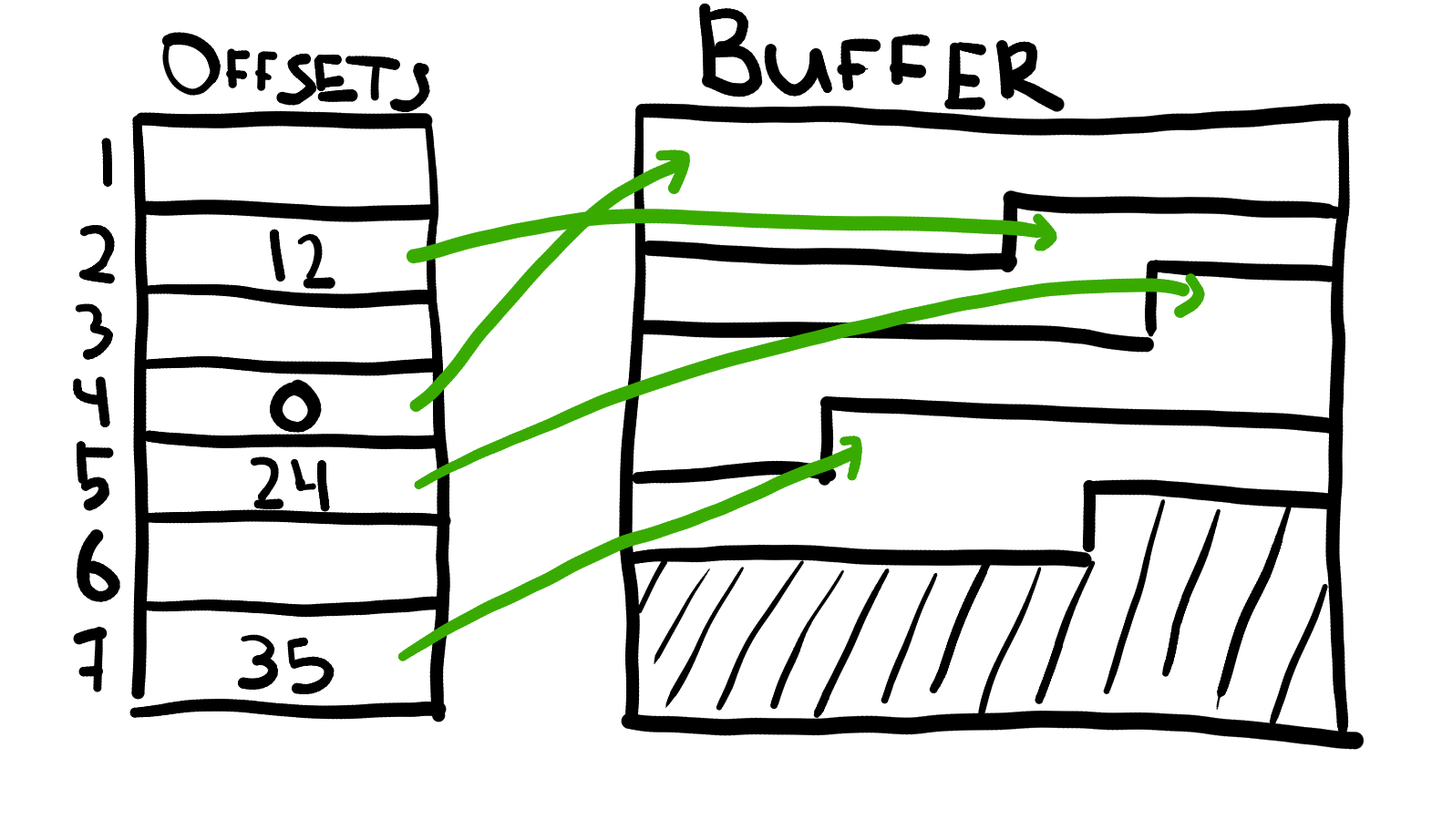
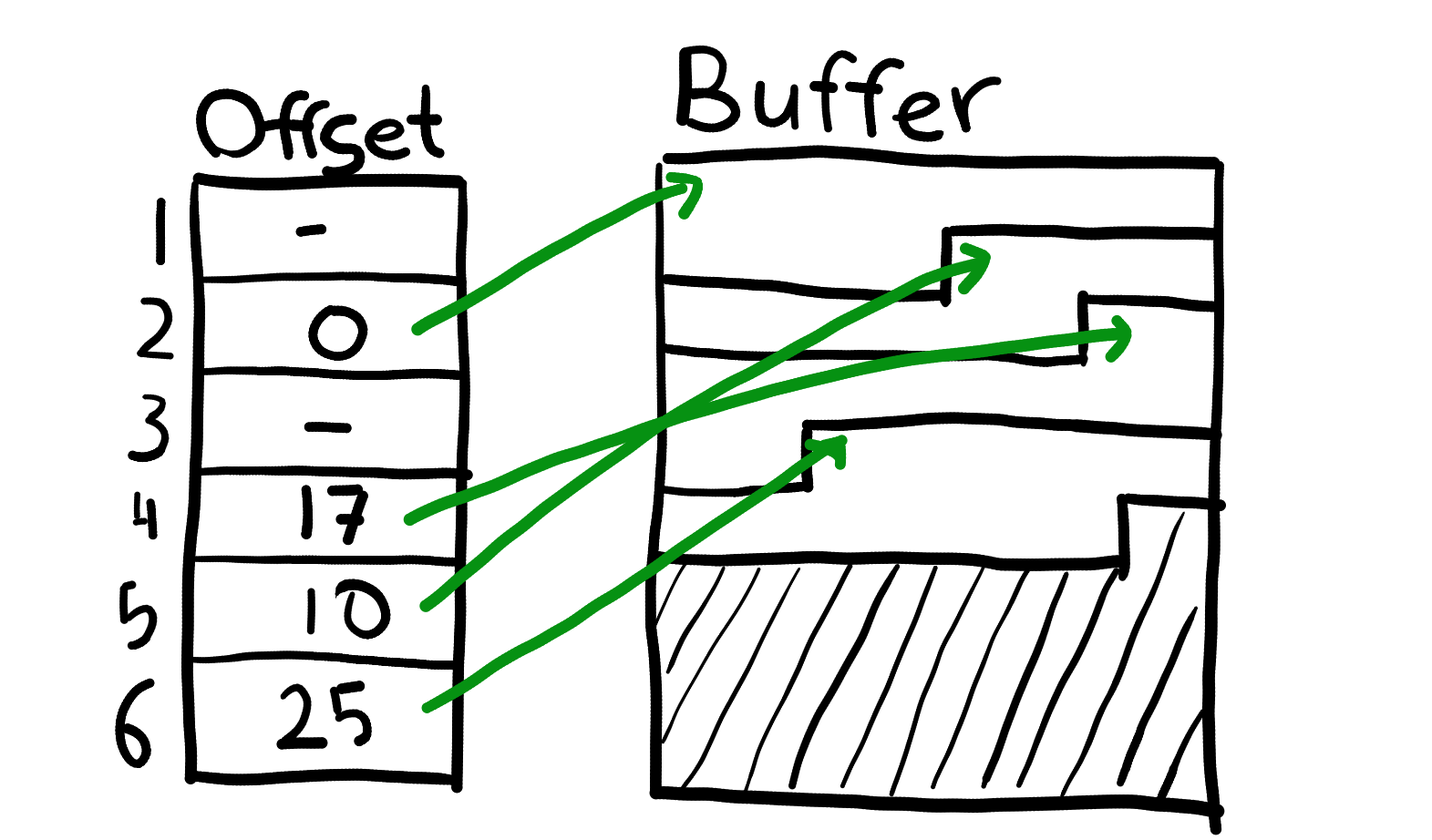
The second 1432px x 840px image is a revision of the first. Changes to its layers:
hid "Layer 2" over [350, 2, 1226, 682]
added layer "Layer 3" above "Layer 4" over [95, 2, 1263, 836]
added layer "Layer 4" above "Layer 1" over [72, 2, 1365, 836]
hid "Layer 1" over [72, 2, 1365, 799]
